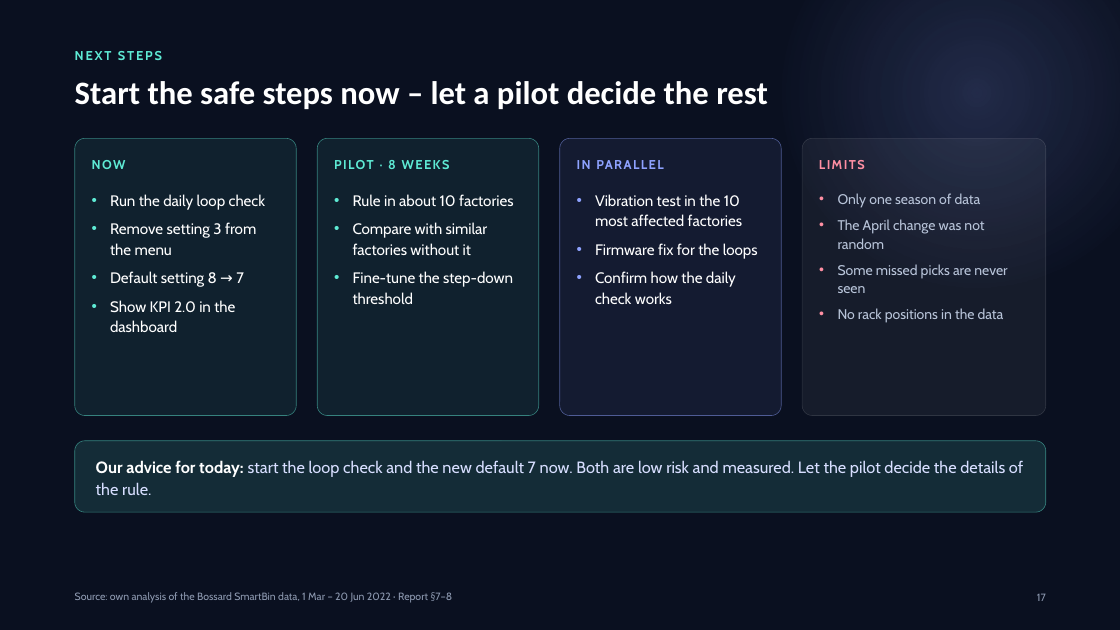
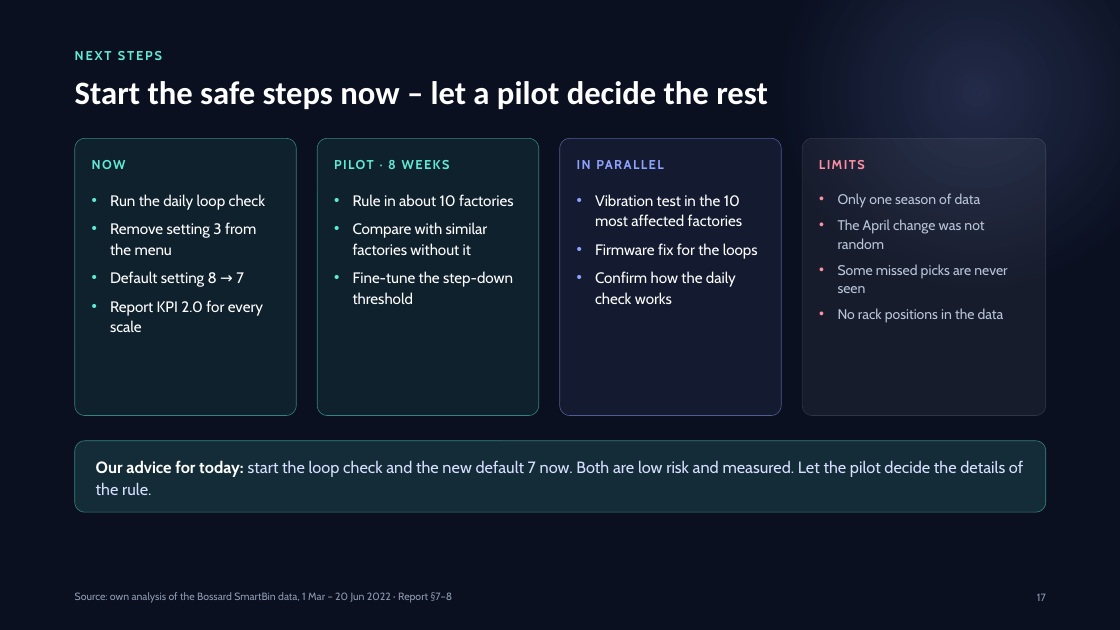
Before and after one commit to erenalpckroglu/smartbin-sensor-optimization, a slide deck: slide 17 of presentation/SmartBin – CTO presentation.pptx. Drawn at 1120x630 pixels with LibreOffice and Linux fonts; fonts in the diff are those of the drawing. Boxes give left, top, right and bottom in pixels: in the first picture for what was removed or moved away, otherwise in the second. Text is boxed around its words. In the diff, an @@ line names an element or a change of style, - is before the commit and + after.

```diff
--- a/presentation/SmartBin – CTO presentation.pptx
+++ b/presentation/SmartBin – CTO presentation.pptx
@@ text at [110,300,263,332]: text changed @@
-• Show KPI 2.0 in the dashboard
+• Report KPI 2.0 for every scale
```
Also in this commit, not shown: 2 other slides changed, 18 other files.
